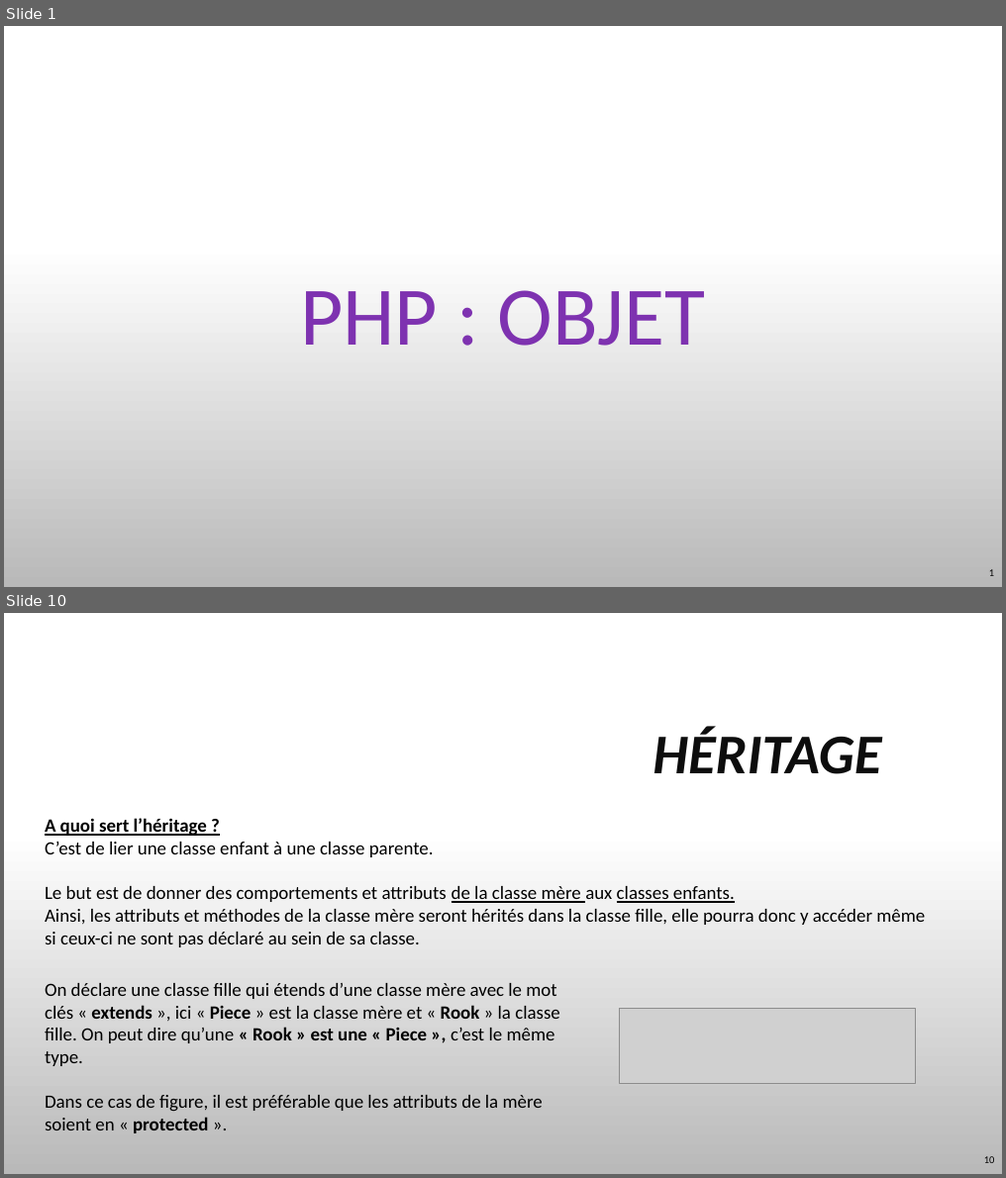
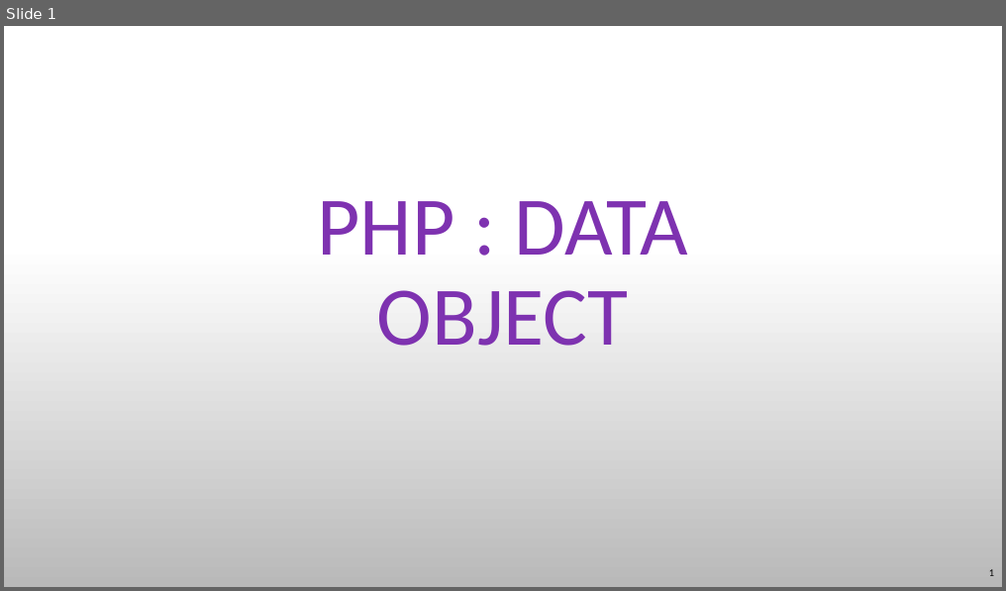
Before and after one commit to TyTy-cf/cours, a slide deck: PHP/Object/PHP-DO.pptx. Shown one above the other, each under a label of ours: slides 1 and 10 before the commit, slide 1 after it; the slides between them are not shown. The pictures are 1006x1178 and 1006x591 pixels, drawn with LibreOffice and Linux fonts; fonts in the diff are those of the drawing; grey boxes stand for pictures; background and template pictures are left out. Boxes give left, top, right and bottom in pixels: in the first picture for what was removed or moved away, otherwise in the second. Text is boxed around its words. In the diff, an @@ line names an element or a change of style, - is before the commit and + after.

```diff
--- a/PHP/Object/PHP-DO.pptx
+++ b/PHP/Object/PHP-DO.pptx
@@ slide 10 removed at (4, 613, 1002, 1174), background picture (left out) @@
@@ title removed at (652, 726, 881, 774) @@
-HÉRITAGE
@@ text removed at (45, 818, 925, 948) @@
-A quoi sert l’héritage ?
-C’est de lier une classe enfant à une classe parente.
-Le but est de donner des comportements et attributs de la classe mère aux classes enfants.
-Ainsi, les attributs et méthodes de la classe mère seront hérités dans la classe fille, elle pourra donc y accéder même si ceux-ci ne sont pas déclaré au sein de sa classe.
@@ text removed at (45, 983, 560, 1134) @@
-On déclare une classe fille qui étends d’une classe mère avec le mot clés « extends », ici « Piece » est la classe mère et « Rook » la classe fille. On peut dire qu’une « Rook » est une « Piece », c’est le même type.
-Dans ce cas de figure, il est préférable que les attributs de la mère soient en « protected ».
@@ picture removed at (620, 1009, 916, 1084) @@
@@ page number removed at (984, 1157, 995, 1163) @@
-10
@@ slide 1 changed as well @@
@@ title at (317, 201, 689, 346): text changed @@
-PHP : OBJET
+PHP : DATA OBJECT
```
Also in this commit, not shown: 9 slides added, 11 other slides removed, 3 other files.
